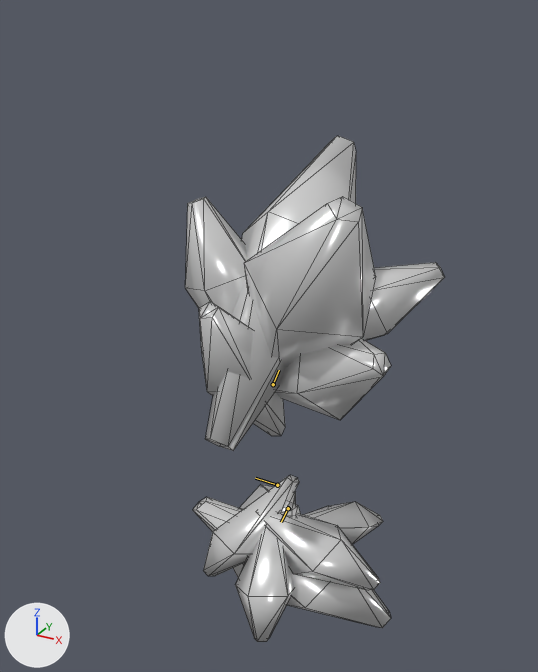
An edit to the glTF model shards/acidfields/gadgets/acidic_catalyst/meshes/mineral.glb, drawn before and after from the same camera.
Camera for both pictures: a 50 mm camera at (2.88, -5.42, 4.29) aimed at (-0.12, 0.03, 1.57). The lights are fixed; the arrows at lower left show +X, +Y and +Z. The older version comes first. Both versions are drawn at frame 24 of the action 'idle-loop'; the numbers are the values there. The bones that bend it are drawn over the model as lines. Mesh edges are drawn as thin lines.

The first picture shows 'MineralBottom', 'MineralTop'.
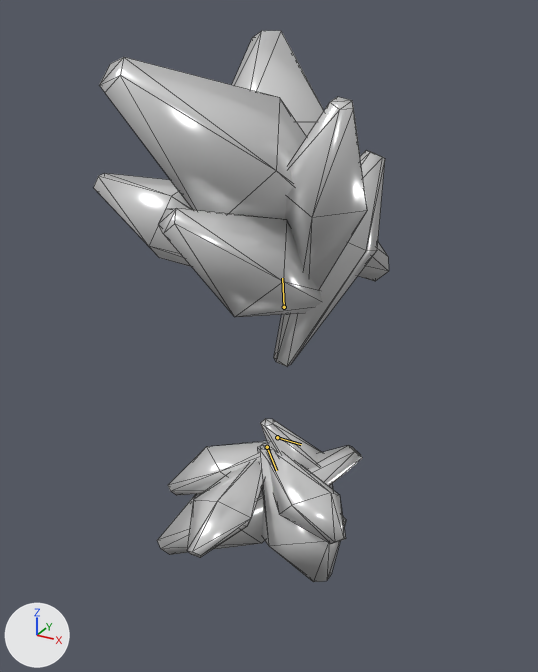
What differs and where, as boxes (x1, y1, x2, y2) in the pictures (538 x 672 px):
'MineralTop', posed (14% wider, 7% taller)
    before: (185, 136, 444, 451)
    after: (93, 30, 389, 366)
'MineralBottom', posed
    before: (193, 475, 391, 642)
    after: (157, 419, 362, 582)
bone 'Bone.002', root to tip
    before: (277, 485) to (255, 478)
    after: (277, 437) to (301, 444)
bone 'Bone', root to tip
    before: (273, 384) to (279, 370)
    after: (284, 307) to (282, 278)
bone 'Bone.001', root to tip
    before: (288, 508) to (281, 522)
    after: (267, 447) to (276, 470)

The change, as a diff of the scene's bpy script:
```diff
--- a/shards/acidfields/gadgets/acidic_catalyst/meshes/mineral.glb.py
+++ b/shards/acidfields/gadgets/acidic_catalyst/meshes/mineral.glb.py
@@ bone_bone_002 @@
 bone_bone_002 = bpy.data.objects['Mineral'].pose.bones['Bone.002']
-bone_bone_002.location = (0.0, 0.0, 0.0)
-bone_bone_002.rotation_quaternion = (0.0, -1.0, 0.0, 0.0)  # degrees (180, 0, 0)
+bone_bone_002.location = (-0.54, 0.0, 0.0)
+bone_bone_002.rotation_quaternion = (1.0, 0.0, 0.0, 0.0)  # degrees (0, 0, 0)
@@ bone_bone @@
 bone_bone = bpy.data.objects['Mineral'].pose.bones['Bone']  # child of 'Bone.002'
-bone_bone.location = (0.0, 0.0, 0.0)
-bone_bone.rotation_quaternion = (1.0, 0.0, 0.0, 0.0)  # degrees (0, 0, 0)
+bone_bone.location = (0.117, 0.362, 0.182)
+bone_bone.rotation_quaternion = (0.963, 0.014, -0.251, -0.098)  # degrees (5, -29, -13)
@@ bone_bone_001 @@
 bone_bone_001 = bpy.data.objects['Mineral'].pose.bones['Bone.001']  # child of 'Bone.002'
-bone_bone_001.rotation_quaternion = (1.0, 0.0, 0.0, 0.0)  # degrees (0, 0, 0)
+bone_bone_001.rotation_quaternion = (0.967, 0.005, -0.241, -0.081)  # degrees (3, -28, -10)
```
